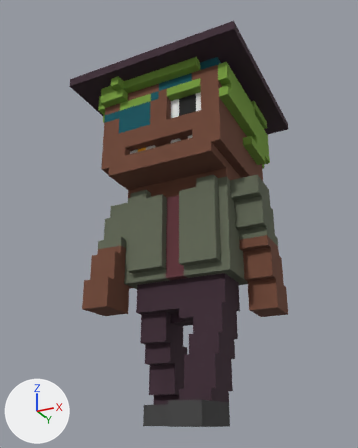
Two versions of the OBJ model Assets/Models/Pirates/pirate2_walk_2.obj, one commit apart.
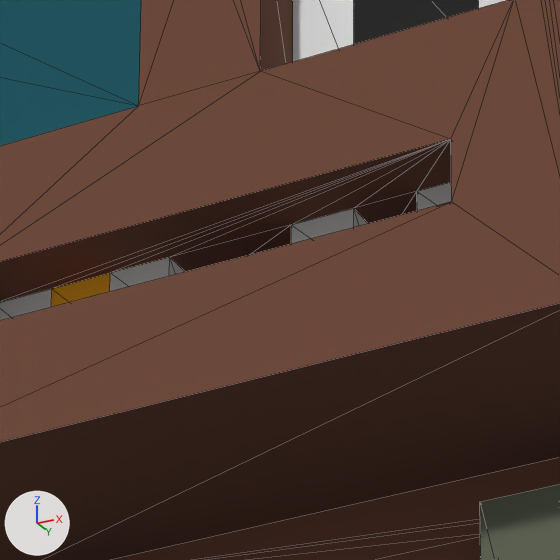
There are two pictures of each version: one whole from a 50 mm lens placed at (2.214, -4.53, 0.019), pointed at (-0.068, 0.033, 2.073), one close up on the part from 37% to 58% of the width and 25% to 42% of the height. The axes (+X, +Y, +Z) are drawn at lower left. The lights are the same throughout. The close-ups show mesh edges as thin lines. Where no turn or scale is listed for an object, it has been applied to the vertices. Vertices at the same position are counted once.

In view in the first close-up: 'Untitled'.
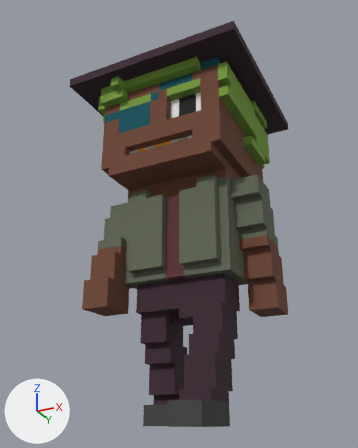
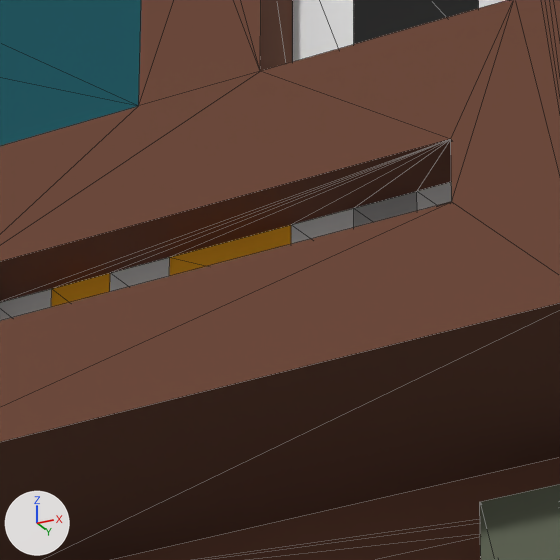
Commit message: new pirate models

Patch to the scene script:
```diff
--- a/Assets/Models/Pirates/pirate2_walk_2.obj.py
+++ b/Assets/Models/Pirates/pirate2_walk_2.obj.py
@@ me_untitled @@
 # used by ob_untitled; location = (0.0, 0.0, 0.0)
-me_untitled.from_pydata(...)  # 496 vertices, 998 faces; spans x -1.0..1.0, y -0.9..1.1, z 0.0..4.0
+me_untitled.from_pydata(...)  # 488 vertices, 982 faces; spans x -1.0..1.0, y -0.9..1.1, z 0.0..4.0
+# me_untitled part 1
+# 8 vertices are removed from x -0.1..0.3, y -0.4, z 2.7..2.8
+# 20 faces are deleted
+# 4 new faces join them
 me_untitled.materials.append(mat_palette)
```

Boxes (x1, y1, x2, y2) around the edits, measured in the close-ups (560 x 560 px):
part 1 of me_untitled, cut back
    both: (169, 191, 417, 276)
